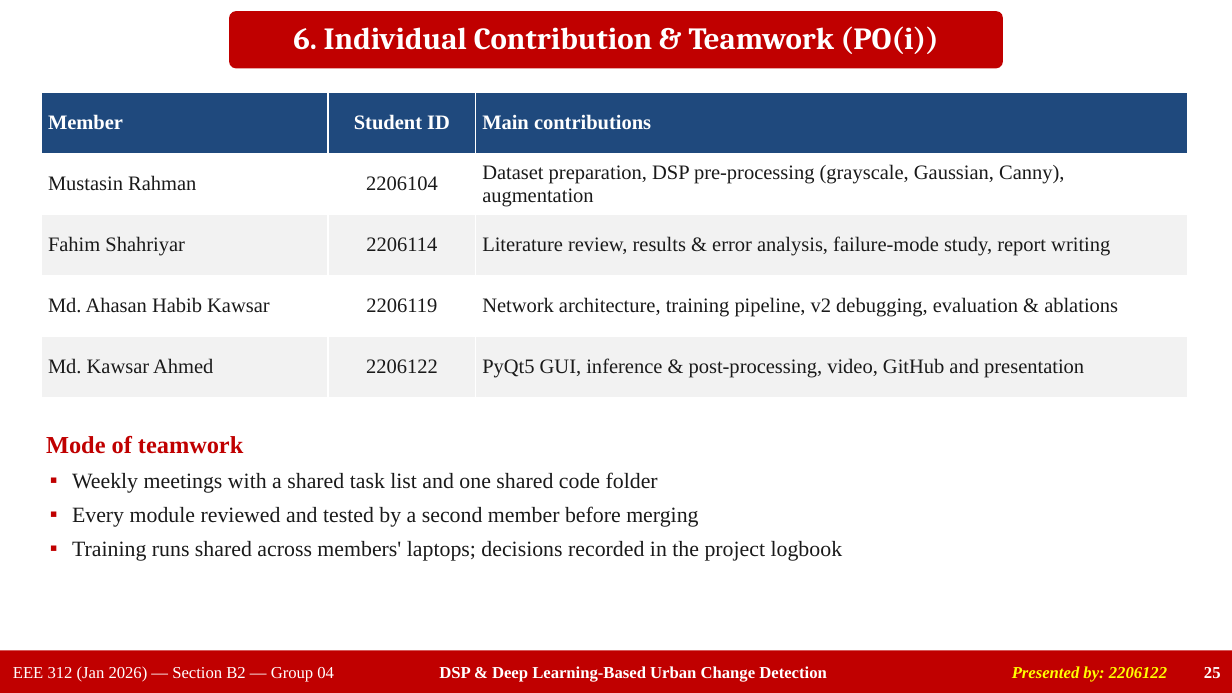
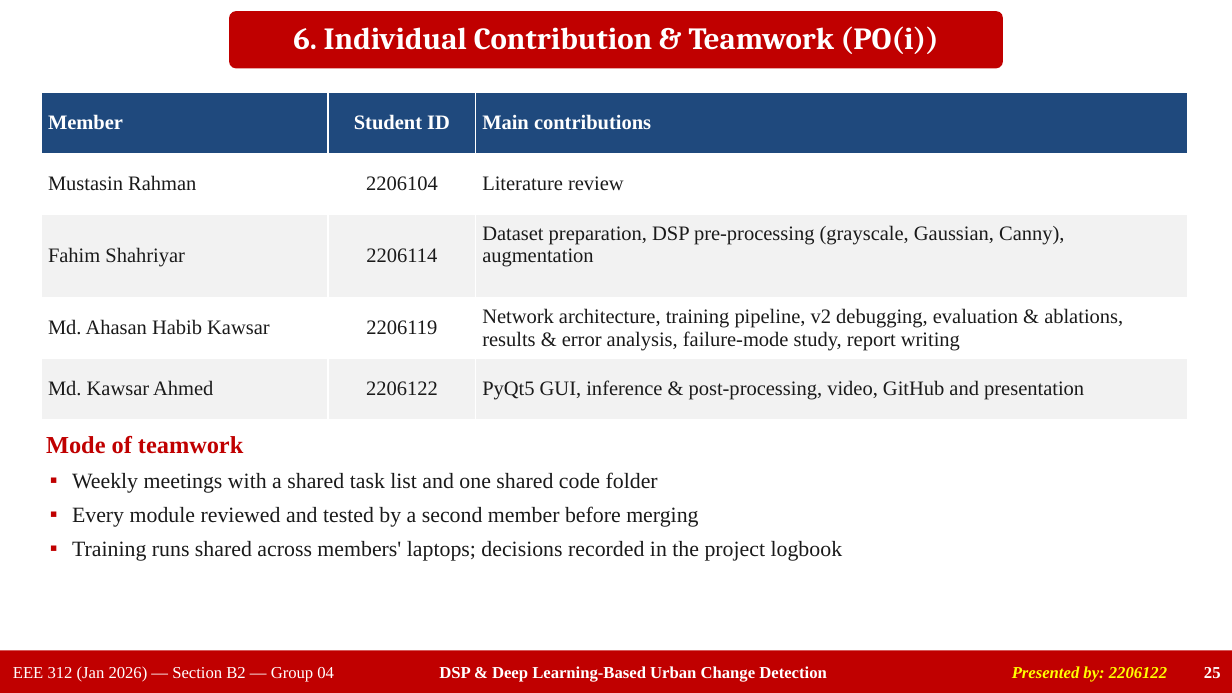
Before and after one commit to ahasanhabibkawsar/EEE-312-Group-04-Urban-change-detection-DSP-deep-learning-, a slide deck: slide 25 of presentation/Group04_EEE312_Final_Presentation.pptx. Drawn at 1232x693 pixels with LibreOffice and Linux fonts; fonts in the diff are those of the drawing. Boxes give left, top, right and bottom in pixels: in the first picture for what was removed or moved away, otherwise in the second. Text is boxed around its words. In the diff, an @@ line names an element or a change of style, - is before the commit and + after.

Commit message:
Final report, YouTube link, GUI comparison labels, video script

```diff
--- a/presentation/Group04_EEE312_Final_Presentation.pptx
+++ b/presentation/Group04_EEE312_Final_Presentation.pptx
@@ table at <box>42,92,1188,420</box> @@
-row 2, column 3: Dataset preparation, DSP pre-processing (grayscale, Gaussian, Canny), augmentation
+row 2, column 3: Literature review
-row 3, column 3: Literature review, results & error analysis, failure-mode study, report writing
+row 3, column 3: Dataset preparation, DSP pre-processing (grayscale, Gaussian, Canny), augmentation
-row 4, column 3: Network architecture, training pipeline, v2 debugging, evaluation & ablations
+row 4, column 3: Network architecture, training pipeline, v2 debugging, evaluation & ablations, results & error analysis, failure-mode study, report writing
```
Also in this commit, not shown: 8 other slides changed, 4 other files.
